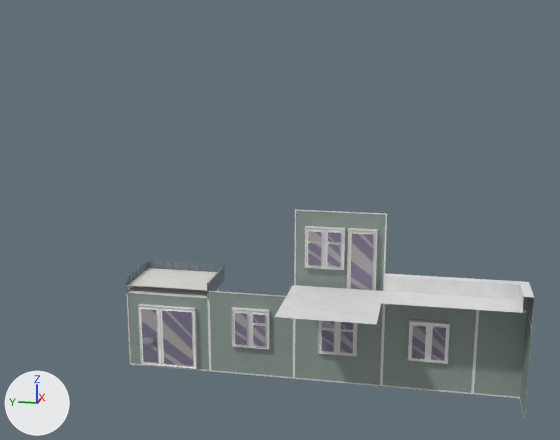
Renders of the glTF model public/objects/window.glb from each side of a commit.
Rendered twice from a 50 mm lens placed at (-24.41, 0.11, 11.72), pointed at (-0.57, 4.88, 5.76). Arrows for +X, +Y and +Z are at lower left; the lights stay in place.

The older version as bpy lines, for what is in view:
```python
ob_ceiling_cap = bpy.data.objects.new('Ceiling_cap', me_plane_027)
ob_ceiling_cap.location = (-1.8, 3.0, 3.0)
ob_corner = bpy.data.objects.new('Corner', me_plane_007)
ob_corner.location = (0.0, -3.0, 0.0)
ob_door_0 = bpy.data.objects.new('Door_0', me_plane_018)
ob_door_0.location = (0.0, 9.0, 0.0)
ob_window_0 = bpy.data.objects.new('Window_0', me_plane_003)
ob_window_0.location = (0.0, 6.0, 0.0)
ob_window_1 = bpy.data.objects.new('Window_1', me_plane_019)
ob_window_1.location = (0.0, 3.0, 0.0)
ob_window_2 = bpy.data.objects.new('Window_2', me_plane_002)
ob_window_2.location = (0.0, 0.0, 0.0)
ob_window_balcony_1 = bpy.data.objects.new('Window_Balcony_1', me_plane_032)
ob_window_balcony_1.location = (0.0, 3.0, 3.0)
# also in view: 'Ceiling_corner' at (-0.74, -2.26, 3.5); 'Ceiling' at (-0.74, 0.0, 3.5)
```
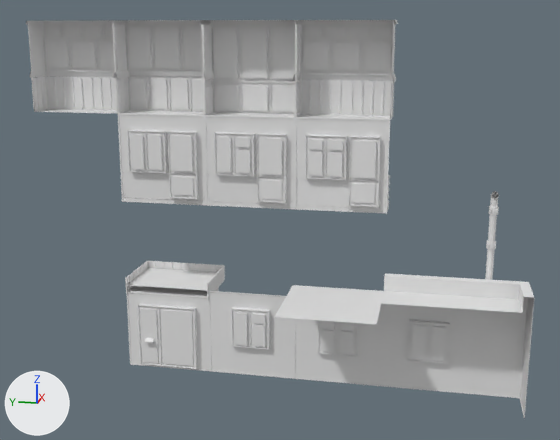
The edits, one by one:
me_plane_007 has 28 vertices, 40 faces and spans x -1.5..0.01, y -0.01..1.5, z 0.0..3.0.
me_plane_007 no longer uses material mat_material (picture img_map).
me_plane_019 has 146 vertices, 274 faces and spans x -0.19..0.14, y -1.5..1.5, z 0.0..3.0.
me_plane_019 no longer uses material mat_material (picture img_map).
me_plane_003 has 136 vertices, 254 faces and spans x -0.19..0.14, y -1.5..1.5, z 0.0..3.0.
me_plane_003 no longer uses material mat_material (picture img_map).
me_plane_002 has 132 vertices, 246 faces and spans x -0.19..0.14, y -1.5..1.5, z 0.0..3.0.
me_plane_002 no longer uses material mat_material (picture img_map).
me_plane_018 has 1035 vertices, 1858 faces and spans x -0.29..2.11, y -1.51..1.51, z 0.0..3.27.
me_plane_018 no longer uses material mat_material (picture img_map).
Mesh me_cylinder is new.
It has 104 vertices, 184 faces and spans x 0.01..0.33, y 1.06..1.35, z 0.0..3.0.
Mesh me_cylinder_002 is new.
It has 152 vertices, 280 faces and spans x 0.014..0.332, y 1.056..1.354, z 0.0..0.858.
Mesh me_plane_045 is new.
It has 660 vertices, 1252 faces and spans x 0.0..1.07, y -1.59..1.59, z 0.0..3.0.
Mesh me_plane_017 is new.
It has 552 vertices, 1012 faces and spans x 0.0..1.07, y -1.59..1.59, z 0.0..3.0.
Mesh me_plane_022 is new.
It has 500 vertices, 942 faces and spans x 0.0..1.07, y -1.59..1.59, z 0.0..3.0.
Mesh me_plane_025 is new.
It has 660 vertices, 1252 faces and spans x 0.0..1.07, y -1.59..1.59, z 0.0..3.0.
Mesh me_plane_023 is new.
It has 362 vertices, 660 faces and spans x -0.19..0.99, y -1.5..1.5, z 0.0..3.0.
Mesh me_plane_006 is new.
It has 1156 vertices, 1406 faces and spans x -0.19..0.93, y -1.5..1.5, z 0.0..3.0.
Mesh me_plane_008 is new.
It has 1202 vertices, 1482 faces and spans x -0.19..0.93, y -1.5..1.5, z 0.0..3.0.
Object 'Window_Balcony_1' (ob_window_balcony_1) is deleted.
Object 'Pipe_0' (ob_pipe_0) is new; it shows me_cylinder.
Its location is (0.0, -3.0, 3.0).
Object 'Pipe_2' (ob_pipe_2) is new; it shows me_cylinder_002.
Its location is (0.0, -3.0, 6.0).
Object 'Window_balcony_3' (ob_window_balcony_3) is new; it shows me_plane_045.
Its location is (0.0, 3.0, 9.0).
Object 'Window_balcony_6' (ob_window_balcony_6) is new; it shows me_plane_017.
Its location is (0.0, 9.0, 9.0).
Object 'Window_balcony_4' (ob_window_balcony_4) is new; it shows me_plane_022.
Its location is (0.0, 6.0, 9.0).
Object 'Window_balcony_5' (ob_window_balcony_5) is new; it shows me_plane_025.
Its location is (0.0, 12.0, 9.0).
Object 'Window_balcony_1' (ob_window_balcony_1_1) is new; it shows me_plane_023.
Its location is (0.0, 3.0, 6.0).
Object 'Window_balcony_2' (ob_window_balcony_2) is new; it shows me_plane_006.
Its location is (0.0, 9.0, 6.0).
Object 'Window_balcony_0' (ob_window_balcony_0) is new; it shows me_plane_008.
Its location is (0.0, 6.0, 6.0).

Where the change shows, as pixel boxes (x1, y1, x2, y2) in the pictures (560 x 440 px):
'Window_balcony_3', added: after (293, 20, 398, 120)
'Window_balcony_4', added: after (200, 20, 304, 117)
'Door_0', recoloured: (125, 261, 225, 371) in both
'Window_balcony_1', added: after (295, 117, 390, 214)
'Window_balcony_5', added: after (26, 20, 130, 114)
'Window_balcony_0', added: after (204, 115, 295, 209)
'Window_balcony_6', added: after (112, 20, 214, 115)
'Window_2', recoloured: (381, 304, 478, 394) in both
'Window_balcony_2', added: after (118, 114, 206, 205)
'Window_Balcony_1', deleted: before (294, 209, 387, 291)
'Window_0', recoloured: (209, 291, 294, 379) in both
'Window_1', recoloured: (294, 303, 384, 386) in both
'Corner', recoloured: (472, 310, 532, 418) in both
'Pipe_0', added: after (485, 217, 497, 280)
'Pipe_2', added: after (488, 191, 499, 218)
